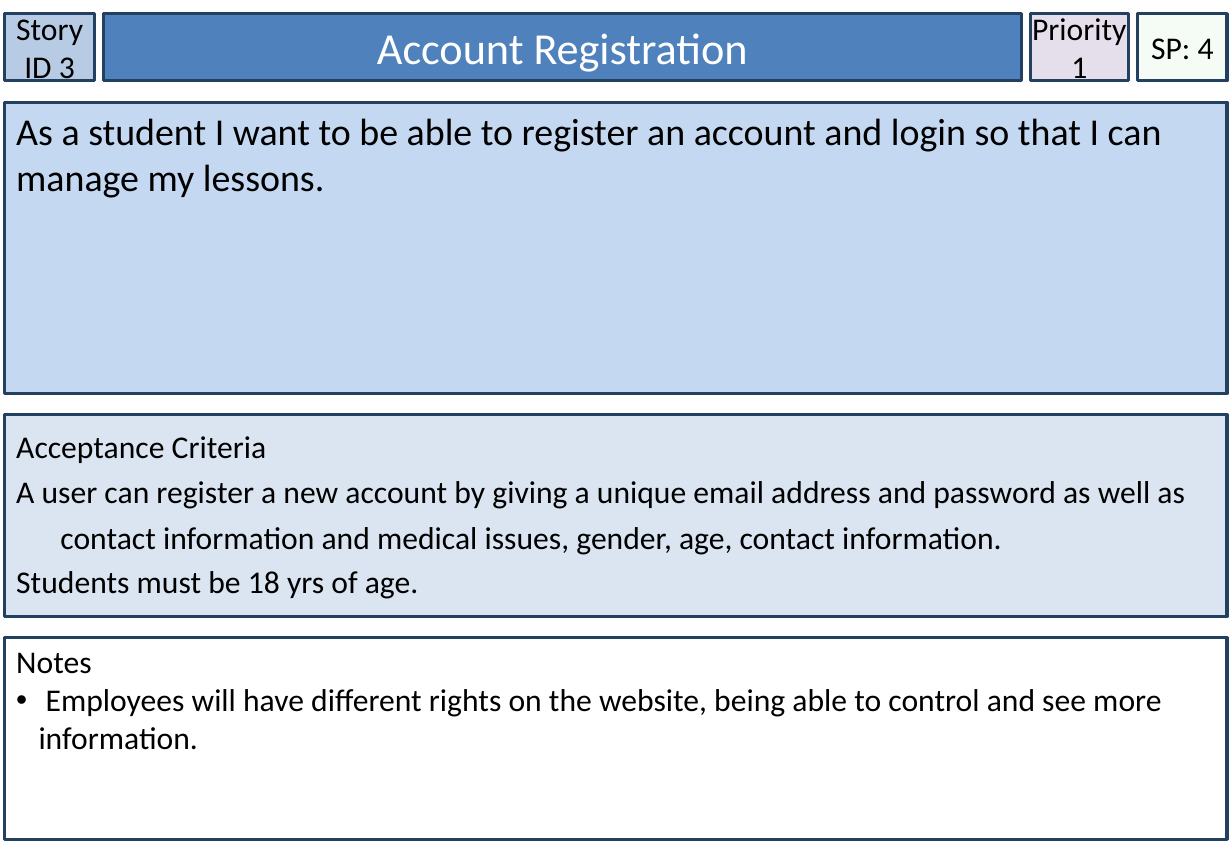
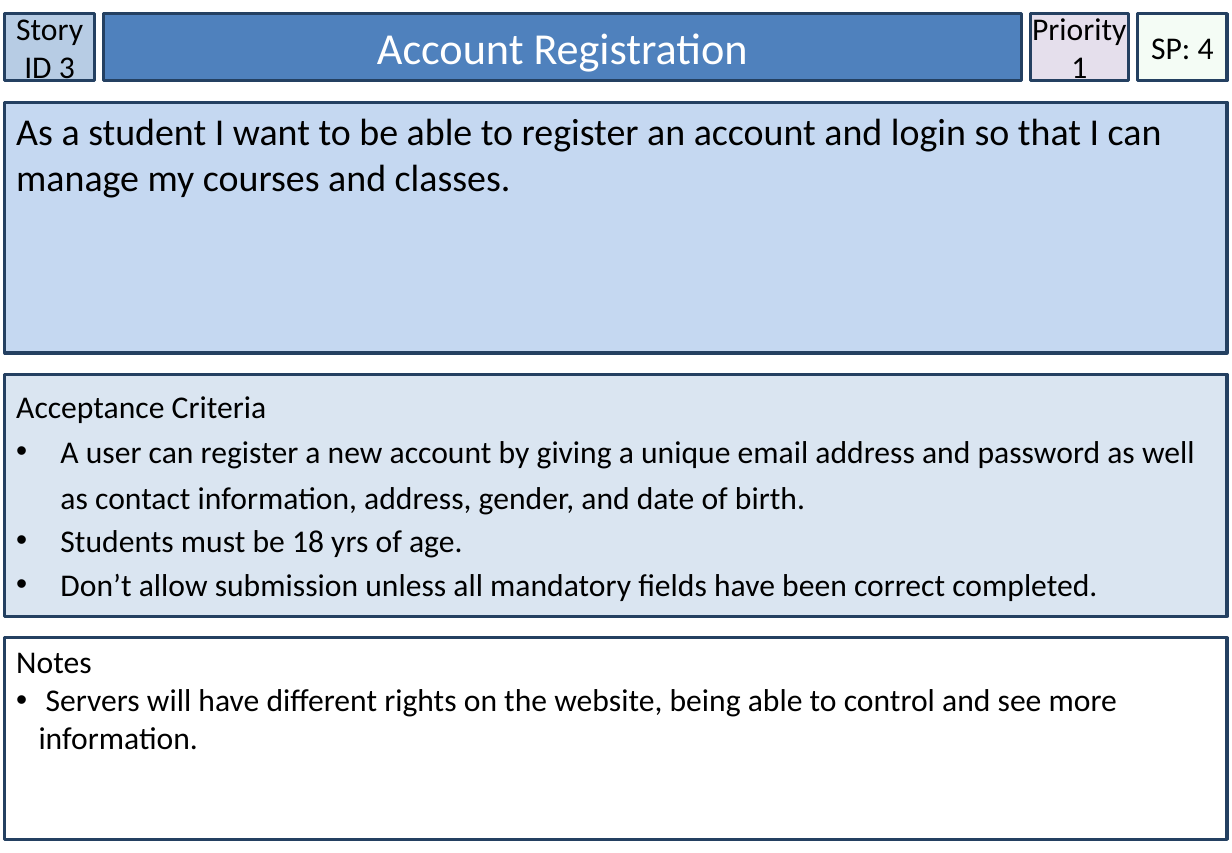
Before and after one commit to tross78/IFB299, a slide deck: slide 14 of User Stories.pptx. Drawn at 1232x853 pixels with LibreOffice and Linux fonts; fonts in the diff are those of the drawing. Boxes give left, top, right and bottom in pixels: in the first picture for what was removed or moved away, otherwise in the second. Text is boxed around its words. In the diff, an @@ line names an element or a change of style, - is before the commit and + after.

```diff
--- a/User Stories.pptx
+++ b/User Stories.pptx
@@ rectangle "As a student I want ...": place and size @@
-rectangle "As a student I want ..." at [5, 102, 1227, 394]
+rectangle "As a student I want ..." at [5, 102, 1227, 353]
@@ text in rectangle at [16, 118, 1162, 198]: text changed @@
-As a student I want to be able to register an account and login so that I can manage my lessons.
+As a student I want to be able to register an account and login so that I can manage my courses and classes.
@@ rectangle "Acceptance Criteria": place and size @@
-rectangle "Acceptance Criteria" at [5, 415, 1227, 617]
+rectangle "Acceptance Criteria" at [5, 374, 1227, 617]
@@ text in rectangle at [60, 441, 1195, 515]: text changed @@
-A user can register a new account by giving a unique email address and password as well as contact information and medical issues, gender, age, contact information.
+• A user can register a new account by giving a unique email address and password as well as contact information, address, gender, and date of birth.
@@ text in rectangle at [60, 530, 462, 558]: bullet none to • @@
@@ text in rectangle at [60, 574, 1097, 601]: paragraph added @@
+• Don’t allow submission unless all mandatory fields have been correct completed.
@@ text in rectangle at [39, 689, 1117, 750]: text changed @@
-• Employees will have different rights on the website, being able to control and see more information.
+• Servers will have different rights on the website, being able to control and see more information.
```
Also in this commit, not shown: 9 other slides changed, 2 slides added, 1 slide removed, 1 other file.
